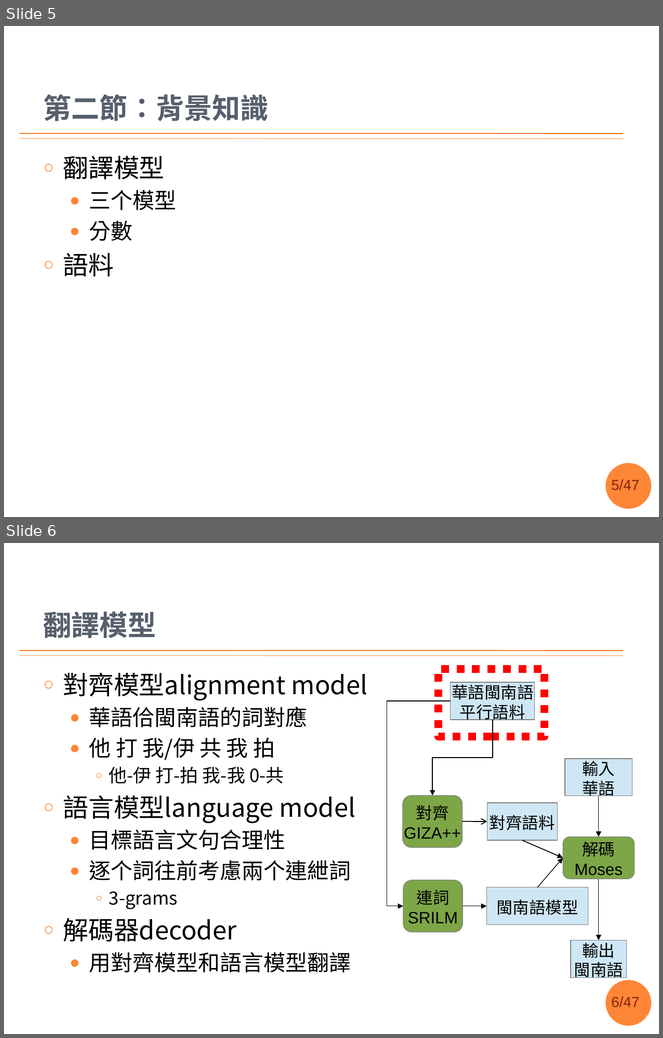
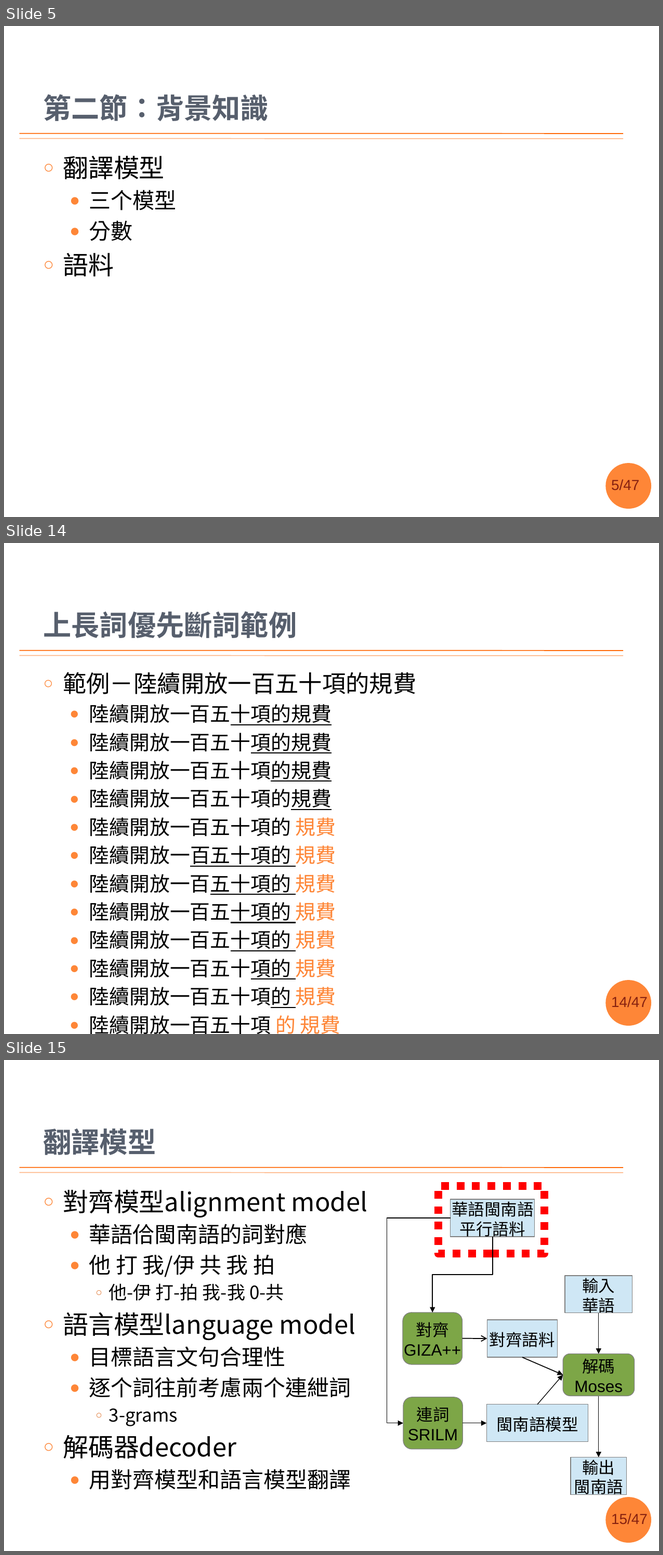
Before and after one commit to sih4sing5hong5/po3-ko3_tau5-iann2-phinn3, a slide deck: 翻譯報告.pptx. Shown one above the other, each under a label of ours: slides 5 and 6 before the commit, slides 5, 14 and 15 after it; the slides between them are not shown. The pictures are 663x1038 and 663x1555 pixels, drawn with LibreOffice and Linux fonts; fonts in the diff are those of the drawing; background and template pictures are left out. Boxes give left, top, right and bottom in pixels: in the first picture for what was removed or moved away, otherwise in the second. Text is boxed around its words. In the diff, an @@ line names an element or a change of style, - is before the commit and + after.

```diff
--- a/翻譯報告.pptx
+++ b/翻譯報告.pptx
@@ slide 14 added at (4,543,659,1034), background #FFFFFF; not listed: 4 template elements that a slide beside it also shows @@
@@ title added at (43,611,297,638), 31 pt, text #575F6D, bold @@
+上長詞優先斷詞範例
@@ text added at (63,672,416,1008), 22.2 pt, text #000000 @@
+○ 範例－陸續開放一百五十項的規費
+  ● 陸續開放一百五十項的規費
+  ● 陸續開放一百五十項的規費
+  ● 陸續開放一百五十項的規費
+  ● 陸續開放一百五十項的規費
+  ● 陸續開放一百五十項的 規費
+  ● 陸續開放一百五十項的 規費
+  ● 陸續開放一百五十項的 規費
+  ● 陸續開放一百五十項的 規費
+  ● 陸續開放一百五十項的 規費
+  ● 陸續開放一百五十項的 規費
+  ● 陸續開放一百五十項的 規費
+  ● 陸續開放一百五十項 的 規費
@@ what was slide 6 is now slide 15 @@
@@ page number at (611,1514,648,1524): text changed @@
-6/47
+15/47
```
Also in this commit, not shown: 9 slides changed, 1 other slide added, 2 slides removed.
